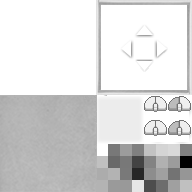
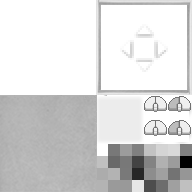
Before/after of a 192 × 192 layered artwork. What changed in the layer stack:
painted on "Layer 1" over [120, 24, 168, 72]
